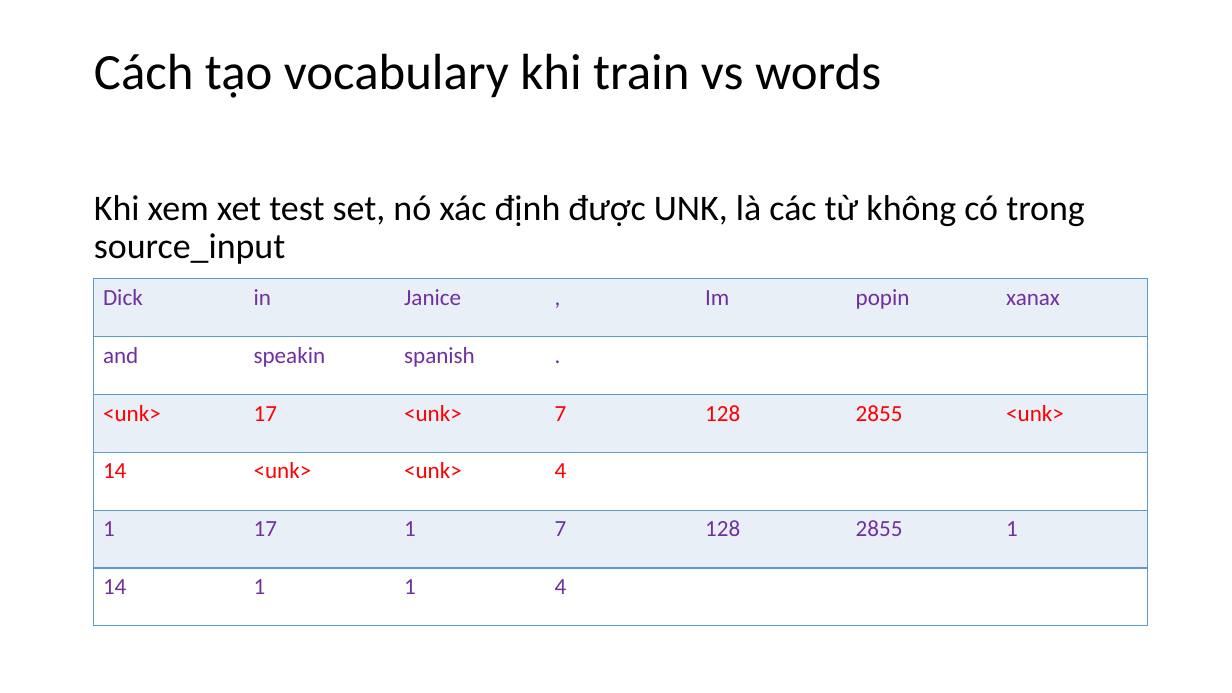
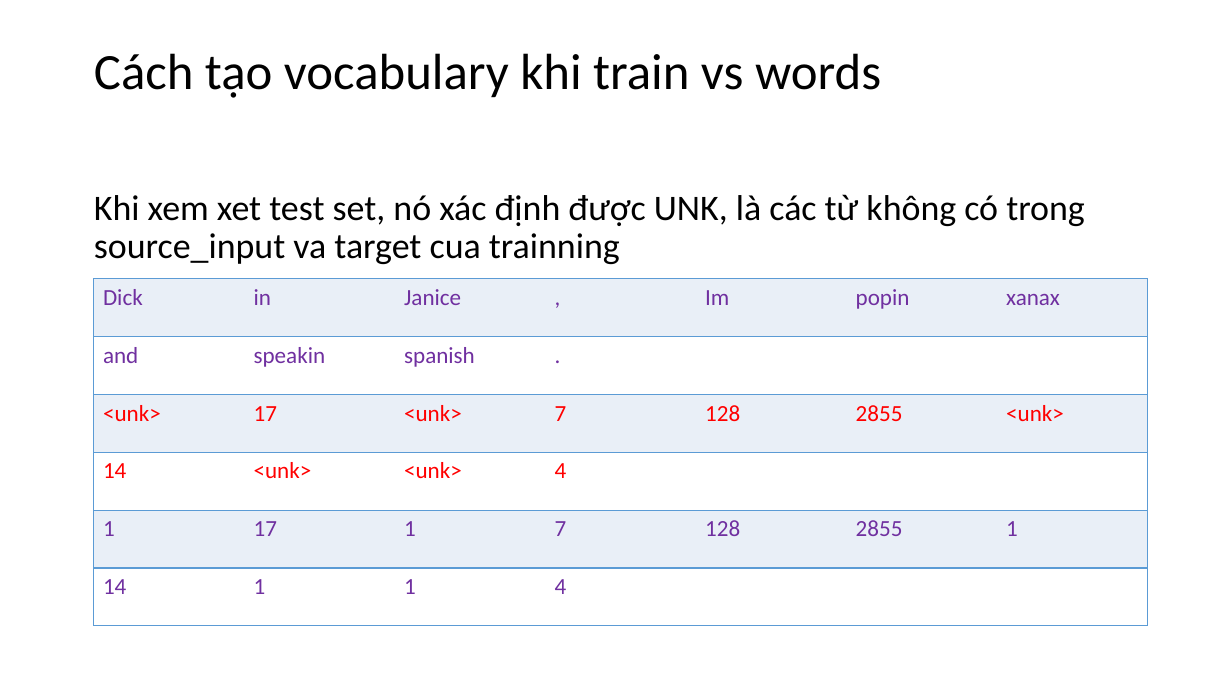
Before and after one commit to manhcntt21/TextNormSeq2Seq, a slide deck: slide 21 of Presentation1.pptx. Drawn at 1232x693 pixels with LibreOffice and Linux fonts; fonts in the diff are those of the drawing. Boxes give left, top, right and bottom in pixels: in the first picture for what was removed or moved away, otherwise in the second. Text is boxed around its words. In the diff, an @@ line names an element or a change of style, - is before the commit and + after.

Commit message:
edit presentation

```diff
--- a/Presentation1.pptx
+++ b/Presentation1.pptx
@@ text at [94, 194, 1085, 264]: text changed @@
-Khi xem xet test set, nó xác định được UNK, là các từ không có trong source_input
+Khi xem xet test set, nó xác định được UNK, là các từ không có trong source_input va target cua trainning
```
